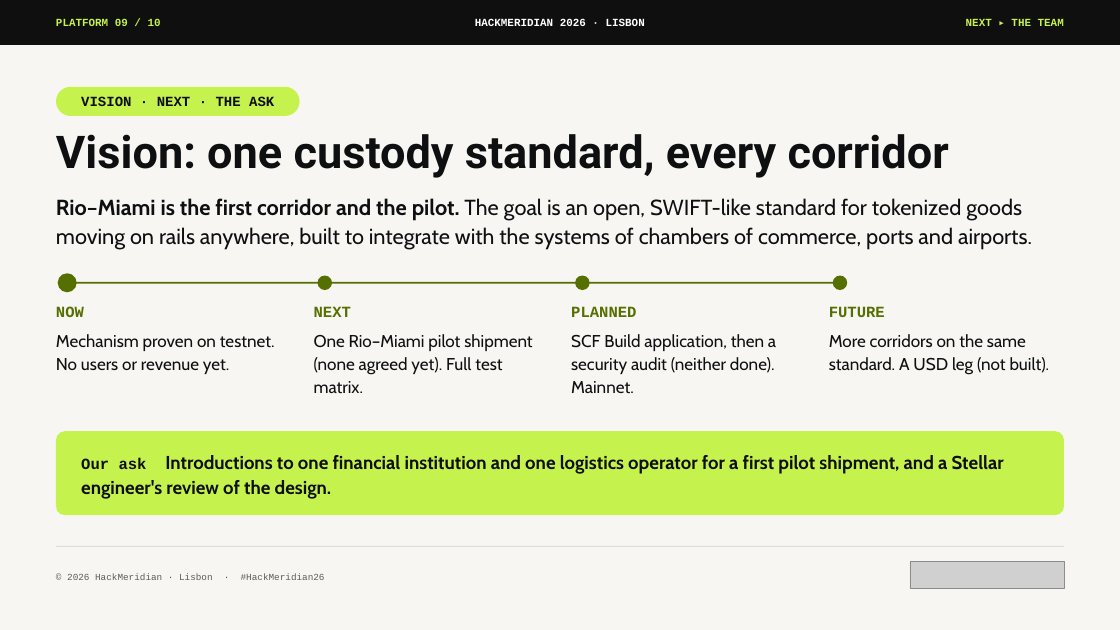
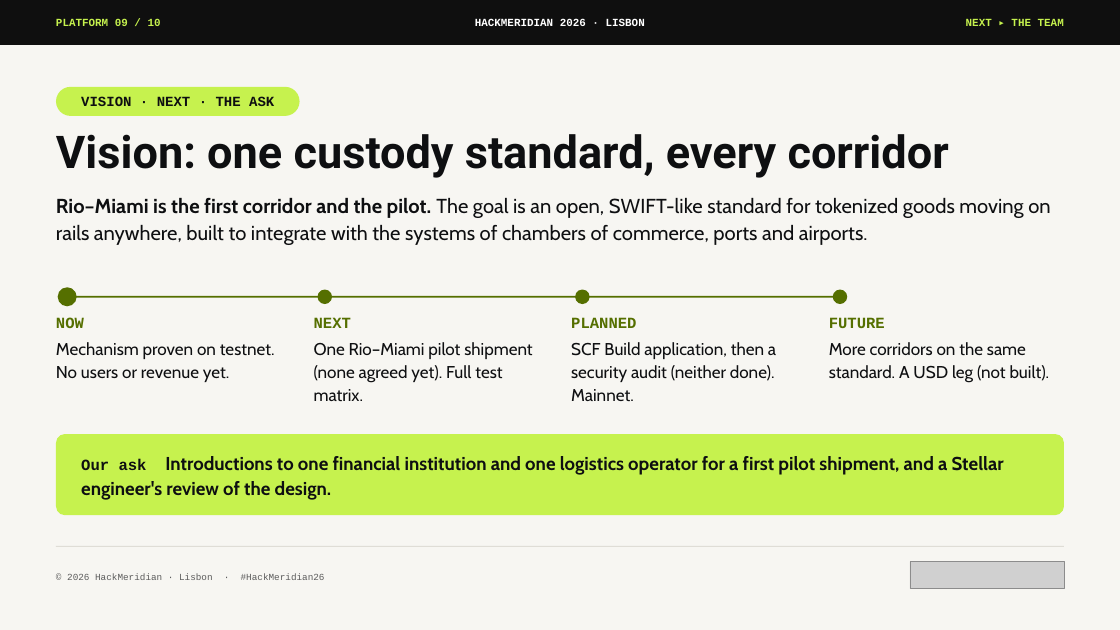
Before and after one commit to pwsaragossy/hackmeridian-cos, a slide deck: slide 9 of projects/hackmeridian-rail/deck/radox-custody-rail.pptx. Drawn at 1120x630 pixels with LibreOffice and Linux fonts; fonts in the diff are those of the drawing; grey boxes stand for pictures. Boxes give left, top, right and bottom in pixels: in the first picture for what was removed or moved away, otherwise in the second. Text is boxed around its words. In the diff, an @@ line names an element or a change of style, - is before the commit and + after.

```diff
--- a/projects/hackmeridian-rail/deck/radox-custody-rail.pptx
+++ b/projects/hackmeridian-rail/deck/radox-custody-rail.pptx
@@ text "Rio–Miami is the first corridor ..." at (56, 198, 1050, 245): size 28 to 26 pt @@
@@ 4 ellipses, 1 rectangle: place and size @@
-4 ellipses, 1 rectangle at (58, 273, 847, 292)
+4 ellipses, 1 rectangle at (58, 287, 847, 306)
@@ 4 texts: place and size @@
-4 texts at (56, 306, 885, 317)
+4 texts at (56, 317, 885, 328)
@@ text "Mechanism proven on testnet. No ...": place and size @@
-text "Mechanism proven on testnet. No ..." at (56, 334, 275, 374)
+text "Mechanism proven on testnet. No ..." at (56, 342, 275, 382)
@@ text "One Rio–Miami pilot shipment (none ...": place and size @@
-text "One Rio–Miami pilot shipment (none ..." at (314, 334, 532, 393)
+text "One Rio–Miami pilot shipment (none ..." at (314, 342, 532, 401)
@@ text "SCF Build application, then a ...": place and size @@
-text "SCF Build application, then a ..." at (571, 334, 776, 393)
+text "SCF Build application, then a ..." at (571, 342, 776, 401)
@@ text "More corridors on the same ...": place and size @@
-text "More corridors on the same ..." at (829, 334, 1050, 375)
+text "More corridors on the same ..." at (829, 342, 1050, 383)
@@ rounded rectangle at (56, 434, 1064, 515): proportions changed @@
```
Also in this commit, not shown: 2 other files.
